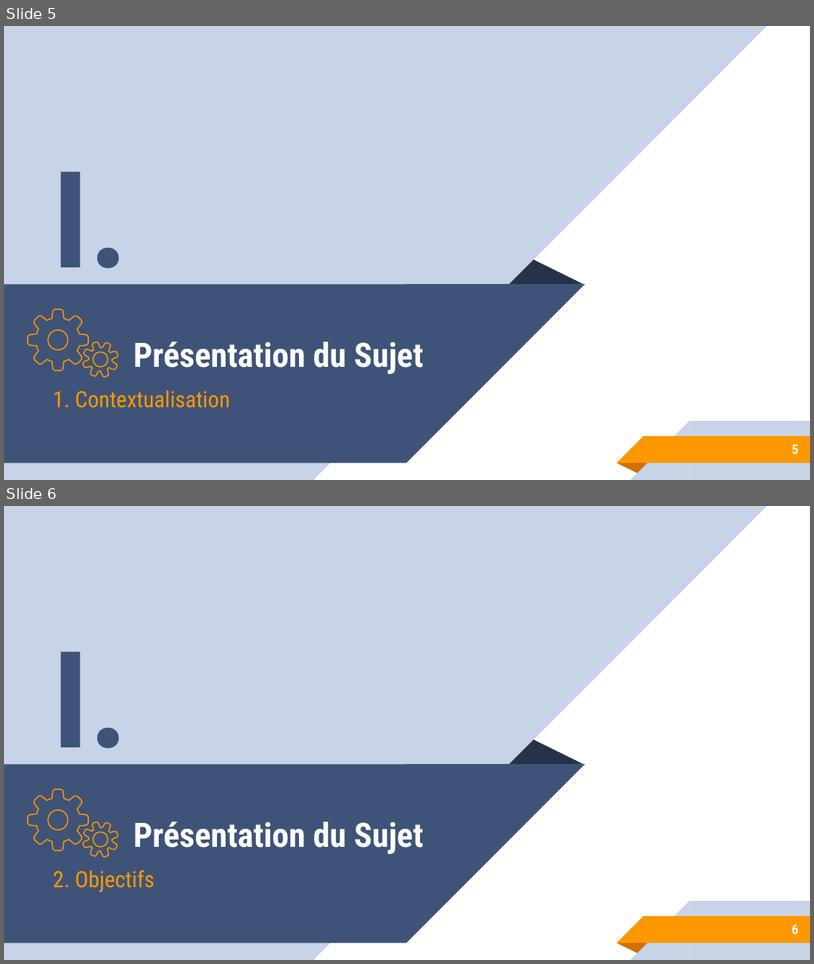
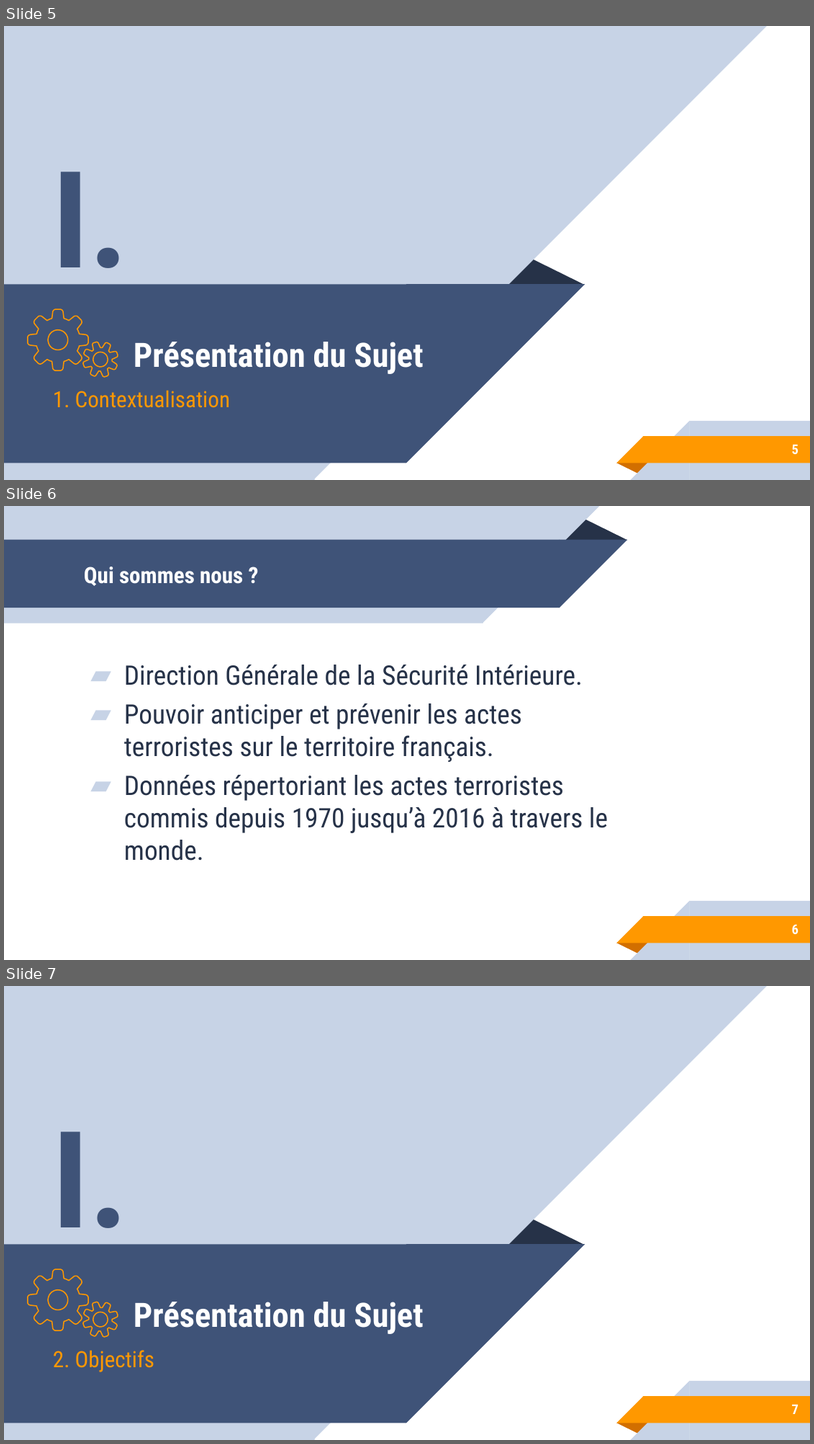
Before and after one commit to gtandu/testBi, a slide deck: doc/Soutenance EDD.pptx. Shown one above the other, each under a label of ours: slides 5 and 6 before the commit, slides 5, 6 and 7 after it. The pictures are 814x964 and 814x1444 pixels, drawn with LibreOffice and Linux fonts; fonts in the diff are those of the drawing. Boxes give left, top, right and bottom in pixels: in the first picture for what was removed or moved away, otherwise in the second. Text is boxed around its words. In the diff, an @@ line names an element or a change of style, - is before the commit and + after.

```diff
--- a/doc/Soutenance EDD.pptx
+++ b/doc/Soutenance EDD.pptx
@@ slide 6 added at (x1=4, y1=506, x2=810, y2=960), background #FFFFFF; not listed: 5 template elements that a slide beside it also shows @@
@@ group added at (x1=4, y1=506, x2=628, y2=623): 2 rectangles, 2 right triangles, 1 triangle @@
@@ title added at (x1=84, y1=566, x2=243, y2=586), 20 pt, text #FFFFFF, bold @@
+Qui sommes nous ?
@@ text added at (x1=124, y1=664, x2=608, y2=860), 24 pt, text #263248 @@
+▰ Direction Générale de la Sécurité Intérieure.
+▰ Pouvoir anticiper et prévenir les actes terroristes sur le territoire français.
+▰ Données répertoriant les actes terroristes commis depuis 1970 jusqu’à 2016 à travers le monde.
@@ page number added at (x1=792, y1=924, x2=799, y2=934), 12 pt, text #FFFFFF, bold @@
+6
@@ what was slide 6 is now slide 7 @@
@@ page number at (x1=792, y1=1404, x2=799, y2=1414): text changed @@
-6
+7
```
Also in this commit, not shown: 2 slides changed, 2 other slides added, 1 other file.
